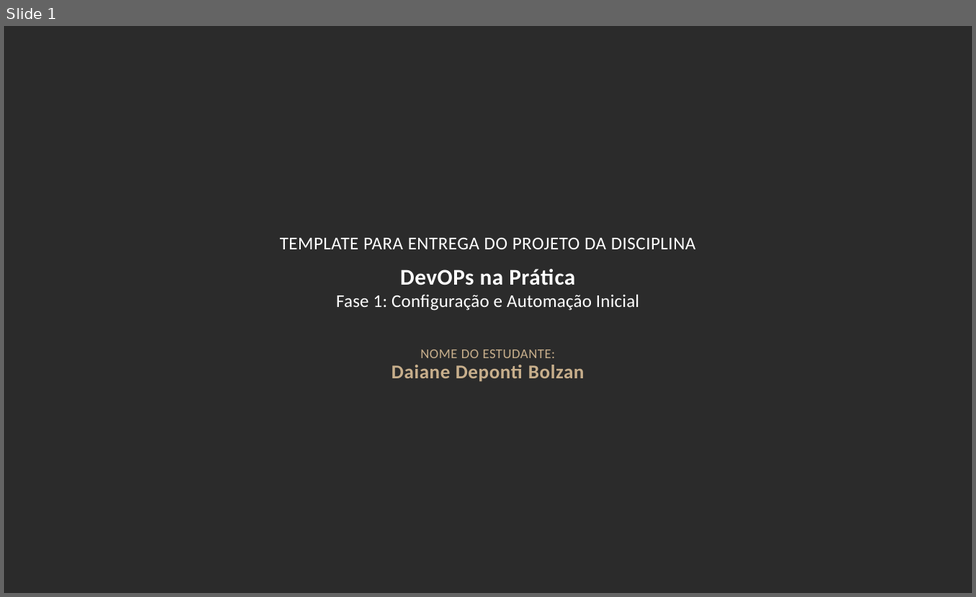
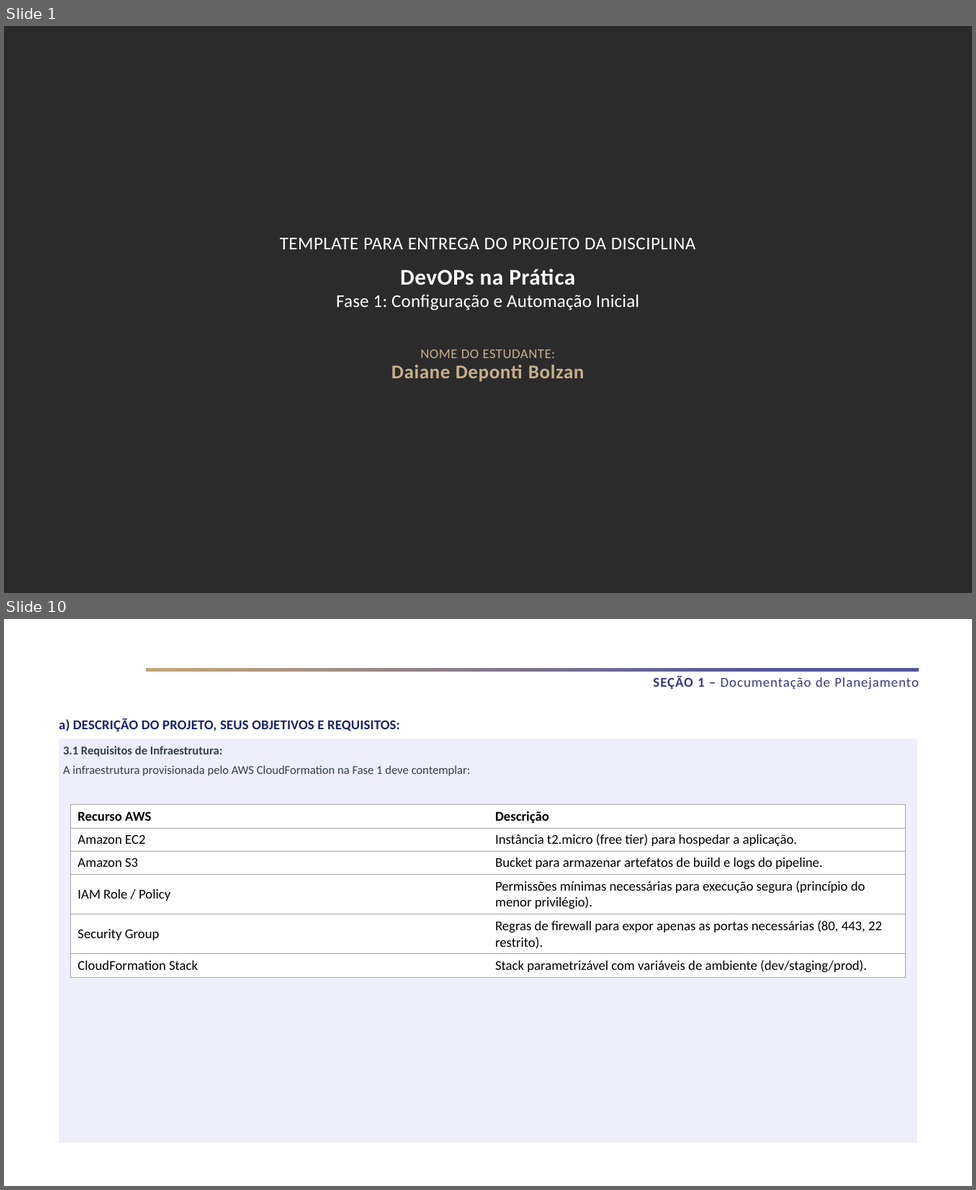
Before and after one commit to Daaaiii/Devops, a slide deck: Daiane Bolzan - Fase 1 - DevOps na Prática.pptx. Shown one above the other, each under a label of ours: slide 1 before the commit, slides 1 and 10 after it; the slides between them are not shown. The pictures are 976x597 and 976x1190 pixels, drawn with LibreOffice and Linux fonts; fonts in the diff are those of the drawing; background and template pictures are left out; a plain dark background stands for a picture behind light text. Boxes give left, top, right and bottom in pixels: in the first picture for what was removed or moved away, otherwise in the second. Text is boxed around its words. In the diff, an @@ line names an element or a change of style, - is before the commit and + after.

```diff
--- a/Daiane Bolzan - Fase 1 - DevOps na Prática.pptx
+++ b/Daiane Bolzan - Fase 1 - DevOps na Prática.pptx
@@ slide 10 added at (x1=4, y1=619, x2=972, y2=1186), background #FFFFFF @@
@@ rectangle added at (x1=145, y1=668, x2=918, y2=672), fill gradient #C3A77A to #53559B @@
@@ text added at (x1=653, y1=676, x2=918, y2=689), 18 pt, text #393683 @@
+SEÇÃO 1 – Documentação de Planejamento
@@ text added at (x1=59, y1=718, x2=400, y2=731), 18 pt, text #19266B, bold @@
+a) DESCRIÇÃO DO PROJETO, SEUS OBJETIVOS E REQUISITOS:
@@ text added at (x1=59, y1=739, x2=917, y2=1142), fill #EEEEFC, 16 pt, text #333F50 @@
+3.1 Requisitos de Infraestrutura:
+A infraestrutura provisionada pelo AWS CloudFormation na Fase 1 deve contemplar:
@@ table added at (x1=70, y1=805, x2=905, y2=1094), 6 rows, 2 columns @@
+Recurso AWS | Descrição
+Amazon EC2 | Instância t2.micro (free tier) para hospedar a aplicação.
+Amazon S3 | Bucket para armazenar artefatos de build e logs do pipeline.
+IAM Role / Policy | Permissões mínimas necessárias para execução segura (princípio do menor privilégio).
+Security Group | Regras de firewall para expor apenas as portas necessárias (80, 443, 22 restrito).
+CloudFormation Stack | Stack parametrizável com variáveis de ambiente (dev/staging/prod).
```
Also in this commit, not shown: 13 other slides added, 5 slides removed, 1 other file.
